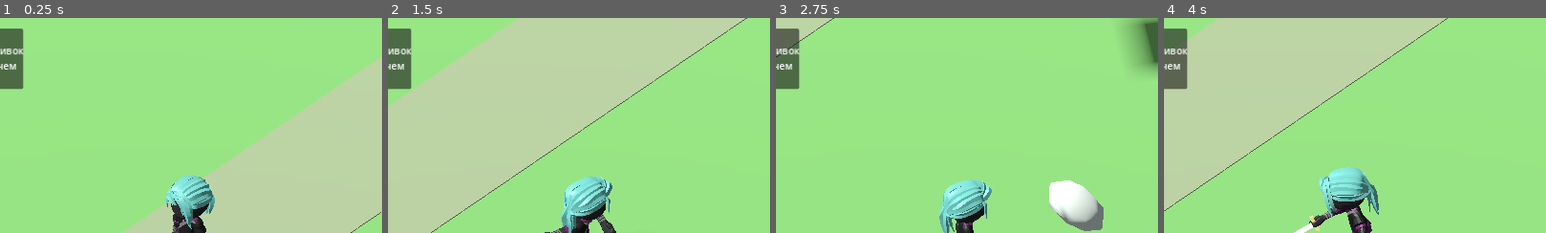
Above: before the commit, frames 1-4 (left to right).
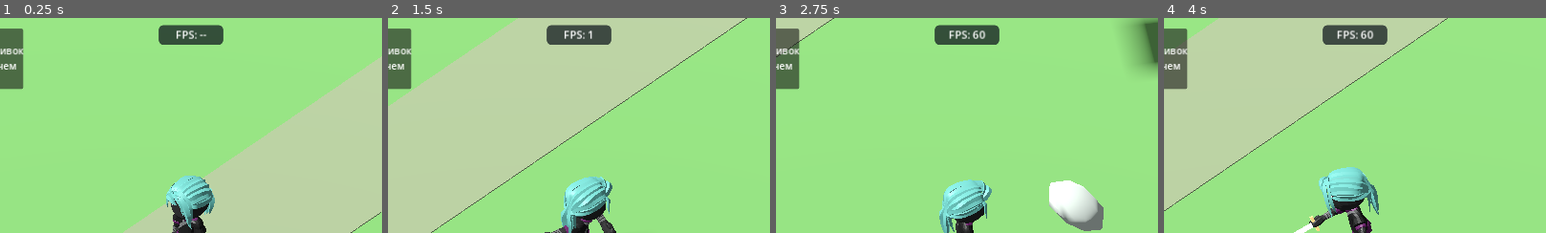
Above: after the commit, the same moments.

Repository: levian47/riskfate-3d-pro
Game: Godot game, scene res://main.tscn
Same seed, same stepped clock (60 frames per second), same inputs: the game is played once before the commit and once after it.
Inputs (mouse positions are % of the whole screen's width and height, from its top left):
- Up to frame 1 (0.25 s): no input
- Up to frame 2 (1.5 s): tap Enter at 0.5 s; move the mouse to (72, 45) at 0.52 s; hold D 0.53-1.25 s; hold Shift 0.53-1.25 s; click (72, 45) at 0.67 s; tap Space at 0.77 s; drag from (30, 55) to (45, 70) at 1.27 s
- Up to frame 3 (2.75 s): move the mouse to (60, 28) at 2.02 s; hold D from 2.03 s (still down); hold Shift from 2.03 s (still down); click (60, 28) at 2.17 s
- Up to frame 4 (4 s): release D at 2.75 s; release Shift at 2.75 s; drag from (45, 70) to (20, 35) at 2.77 s; move the mouse to (80, 65) at 3.52 s; hold A from 3.53 s (still down); hold Shift from 3.53 s (still down); click (80, 65) at 3.67 s; tap Space at 3.77 s
The pictures show only the part of the screen within x 25-75%, y 0-50%; the shares and areas given below are measured in that part.

The runs differ from the first frame. In frame 1, 1.6% of the frame differs, in the area x 41-59%, y 3-13%; in frame 2, 1.6%; in frame 3, 1.6%; in frame 4, 1.6%.

Commit message:
feat: add unobtrusive FPS indicator for mobile and desktop

Diff:
--- a/main.gd
+++ b/main.gd
@@ -52,12 +52,24 @@
 var dash_time_left := 0.0
 var dash_cooldown_left := 0.0
 var touch_hud
+var fps_label: Label
+var fps_update_elapsed := 0.0
 
 func _ready() -> void:
 	_build_environment()
 	_build_hero()
 	_build_camera()
 	_build_ui()
+
+func _process(delta: float) -> void:
+	# Sample twice per second to keep the counter readable and inexpensive.
+	if fps_label == null:
+		return
+	fps_update_elapsed += delta
+	if fps_update_elapsed >= 0.5:
+		fps_label.text = "FPS: %d" % Engine.get_frames_per_second()
+		fps_update_elapsed = 0.0
+
 
 func _physics_process(delta: float) -> void:
 	var grounded_before := hero.is_on_floor()
@@ -444,10 +456,38 @@
 	add_child(environment)
 
 
+func _build_fps_counter(canvas: CanvasLayer) -> void:
+	# Top center stays clear of FULL (top left), ZOOM (top right) and actions.
+	var panel := PanelContainer.new()
+	panel.name = "FPSCounter"
+	panel.mouse_filter = Control.MOUSE_FILTER_IGNORE
+	panel.anchor_left = 0.5
+	panel.anchor_right = 0.5
+	panel.offset_left = -54.0
+	panel.offset_right = 54.0
+	panel.offset_top = 12.0
+	panel.offset_bottom = 45.0
+	var background := StyleBoxFlat.new()
+	background.bg_color = Color(0.05, 0.08, 0.11, 0.72)
+	background.set_corner_radius_all(8)
+	panel.add_theme_stylebox_override("panel", background)
+	canvas.add_child(panel)
+
+	fps_label = Label.new()
+	fps_label.name = "FPSLabel"
+	fps_label.mouse_filter = Control.MOUSE_FILTER_IGNORE
+	fps_label.text = "FPS: --"
+	fps_label.horizontal_alignment = HORIZONTAL_ALIGNMENT_CENTER
+	fps_label.vertical_alignment = VERTICAL_ALIGNMENT_CENTER
+	fps_label.add_theme_font_size_override("font_size", 18)
+	panel.add_child(fps_label)
+
+
 func _build_ui() -> void:
 	var canvas := CanvasLayer.new()
 	canvas.name = "HUD"
 	add_child(canvas)
+	_build_fps_counter(canvas)
 	if DisplayServer.is_touchscreen_available():
 		# Multiple fingers are handled independently in touch_hud.gd.
 		touch_hud = TOUCH_HUD_SCRIPT.new()
--- a/tests/gameplay_smoke.gd
+++ b/tests/gameplay_smoke.gd
@@ -11,6 +11,12 @@
 	var game := scene.instantiate()
 	root.add_child(game)
 	await process_frame
+	var fps_label := game.get("fps_label") as Label
+	if not _require(fps_label != null and fps_label.text == "FPS: --", "FPS counter should initialize in HUD"):
+		return
+	game.call("_process", 0.51)
+	if not _require(fps_label.text.begins_with("FPS: ") and fps_label.text != "FPS: --", "FPS counter must update from Engine FPS"):
+		return
 	var hero := game.get("hero") as CharacterBody3D
 	var tree := game.get("animation_tree") as AnimationTree
 	if not _require(hero != null and tree != null and tree.active, "Character and AnimationTree must initialize"):
Not shown, changed: ROADMAP.md
